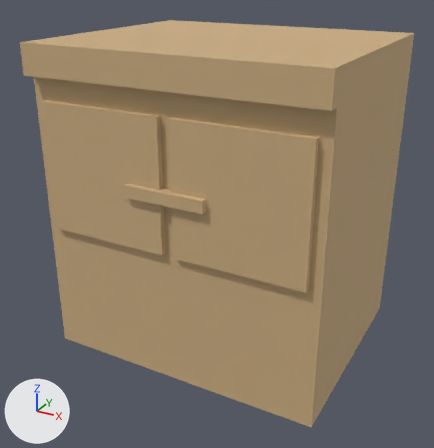
A saved change to the glTF model src/assets/furniture/nightstand.glb.
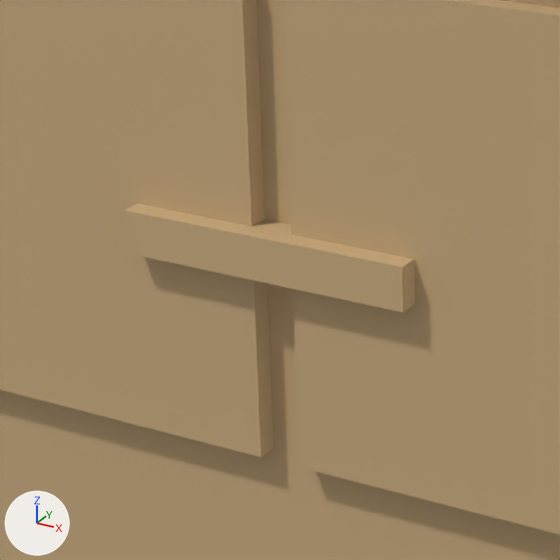
Old and new are each drawn whole from a 50 mm camera at (0.474, -0.911, 0.665) aimed at (-0.007, -0.037, 0.228) and again close up on the part from 20% to 57% of the width and 28% to 64% of the height. Lighting does not change. The marker at lower left points along +X, +Y and +Z. The last two pictures show the newer version. Vertices at exactly the same position are counted once.
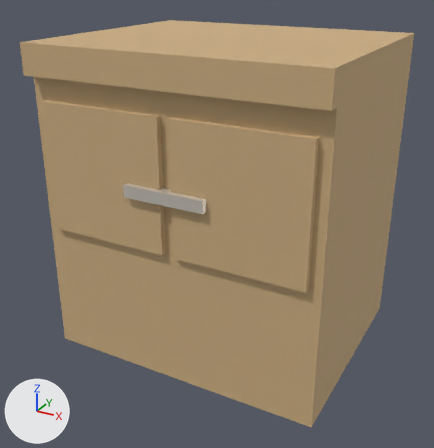
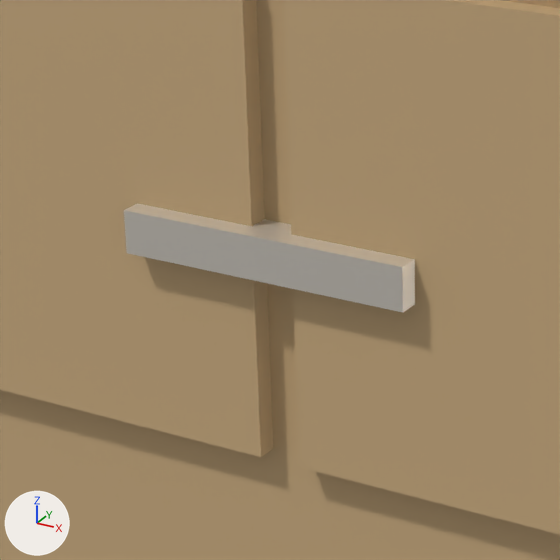
Boxes [x1, y1, x2, y2] around the edits, measured in the close-ups (560 x 560 px):
part 1 of me_mesh_0, recoloured (brown to white): [124, 203, 415, 312] in both

The change, as a list of edits to the scene's bpy script:
```text
Add mat_handle:
    mat_handle = principled_material('handle')
    mat_handle.base_color = (0.85, 0.8, 0.72)  # white #ede7dd
    mat_handle.metallic = 0.6
    mat_handle.roughness = 0.3
Change me_mesh_0:
    where me_mesh_0.from_pydata(...)  # 38 vertices, 60 faces; spans x -0.25..0.25, y -0.22..0.2, z 0.0..0.55
    used by ob_mesh_0; location = (0.0, 0.0, 0.0)
    me_mesh_0 part 1: all 12 faces centred in x -0.07..0.07, y -0.22..-0.2, z 0.33..0.35 switch from mat_material_0 (brown #cbad81) to mat_handle (white #ede7dd)
```
